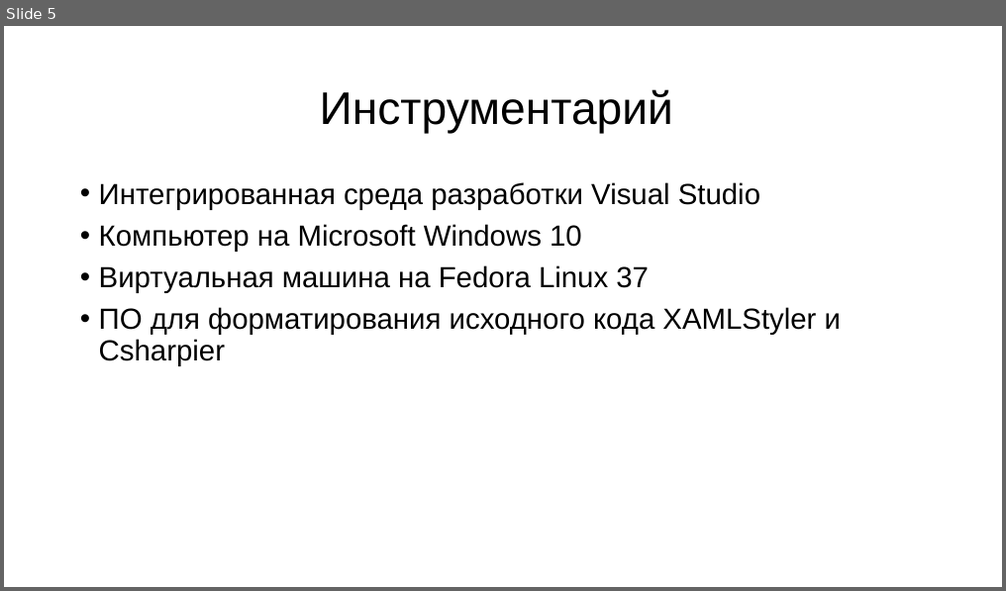
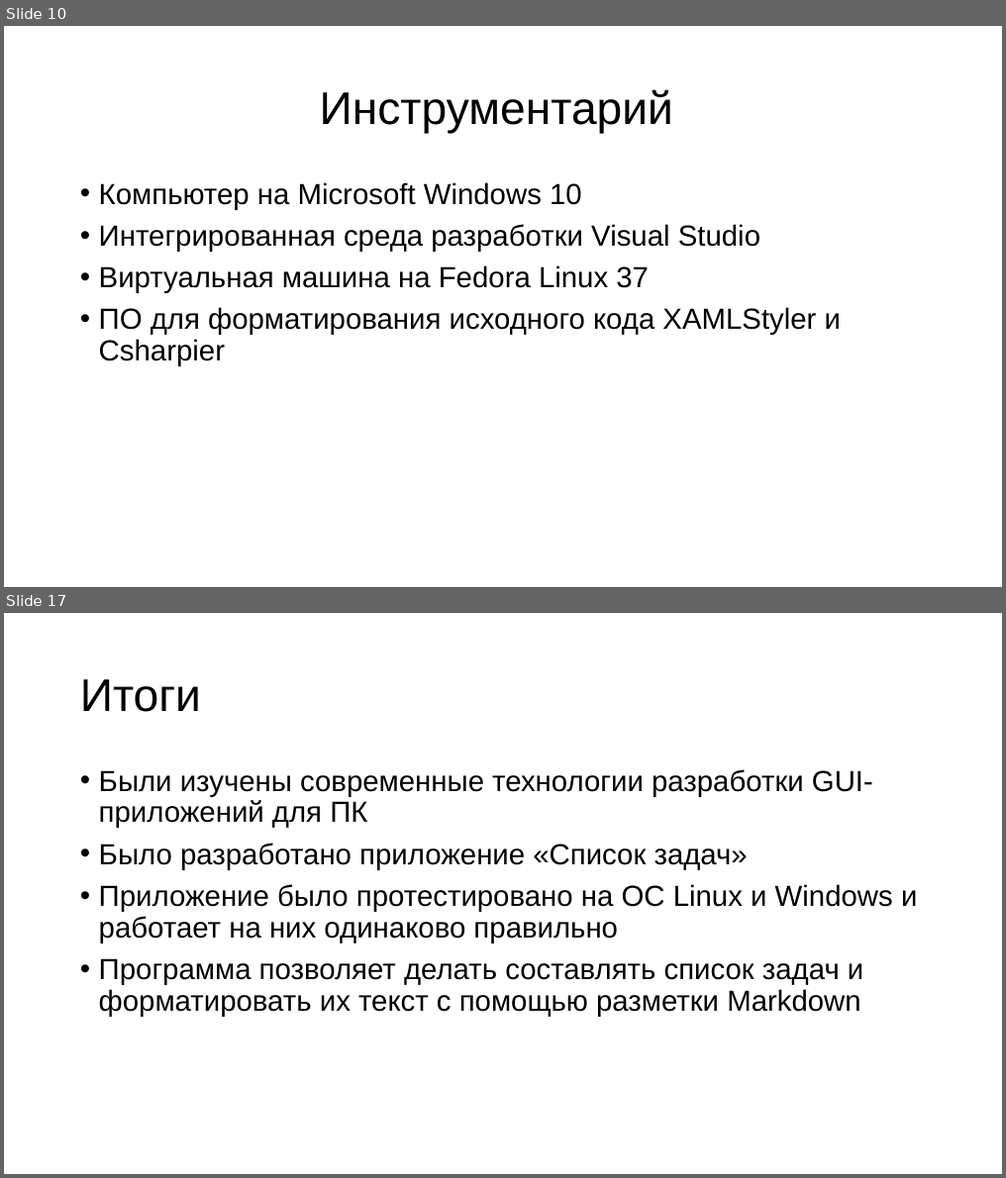
Before and after one commit to ShinyZero0/project, a slide deck: Melnik-Pavel-11A.pptx. Shown one above the other, each under a label of ours: slide 5 before the commit, slides 10 and 17 after it; the slides between them are not shown. The pictures are 1006x591 and 1006x1178 pixels, drawn with LibreOffice and Linux fonts; fonts in the diff are those of the drawing. Boxes give left, top, right and bottom in pixels: in the first picture for what was removed or moved away, otherwise in the second. Text is boxed around its words. In the diff, an @@ line names an element or a change of style, - is before the commit and + after.

```diff
--- a/Melnik-Pavel-11A.pptx
+++ b/Melnik-Pavel-11A.pptx
@@ slide 17 added at [4, 613, 1002, 1174], background #FFFFFF @@
@@ title added at [80, 679, 201, 712], 44 pt, text #000000 @@
+Итоги
@@ text added at [99, 769, 917, 1017], 28 pt, text #000000 @@
+• Были изучены современные технологии разработки GUI-приложений для ПК
+• Было разработано приложение «Список задач»
+• Приложение было протестировано на ОС Linux и Windows и работает на них одинаково правильно
+• Программа позволяет делать составлять список задач и форматировать их текст с помощью разметки Markdown
@@ what was slide 5 is now slide 10 @@
@@ slide 10 changed as well @@
@@ text at [99, 182, 582, 210]: paragraph added @@
+• Компьютер на Microsoft Windows 10
@@ text at [99, 224, 582, 252]: paragraph removed @@
-• Компьютер на Microsoft Windows 10
```
Also in this commit, not shown: 3 other slides changed, 11 other slides added.
